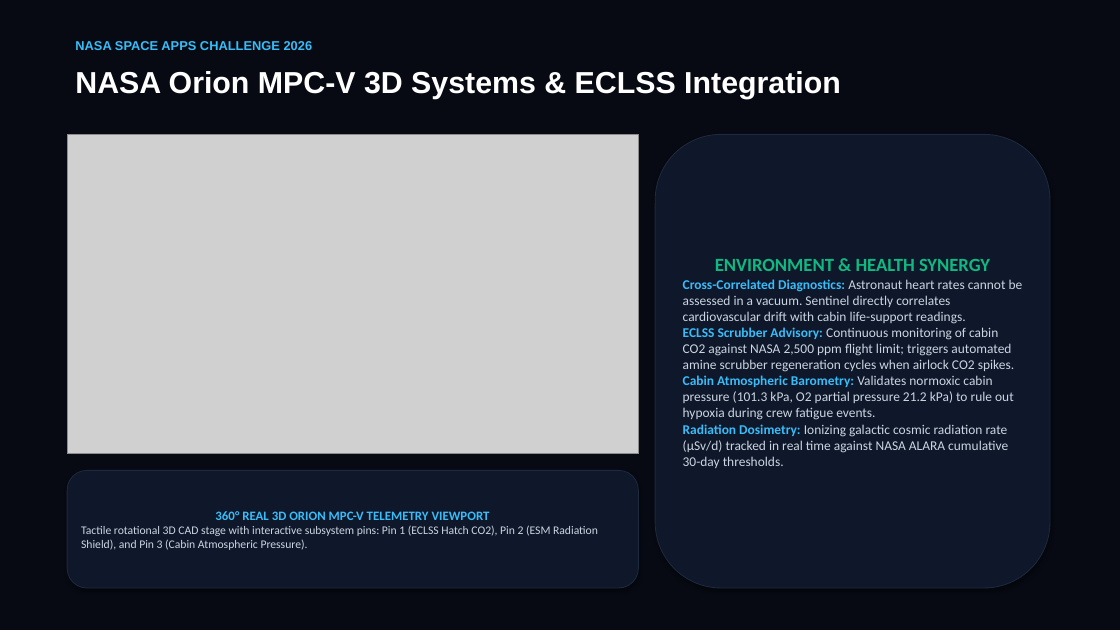
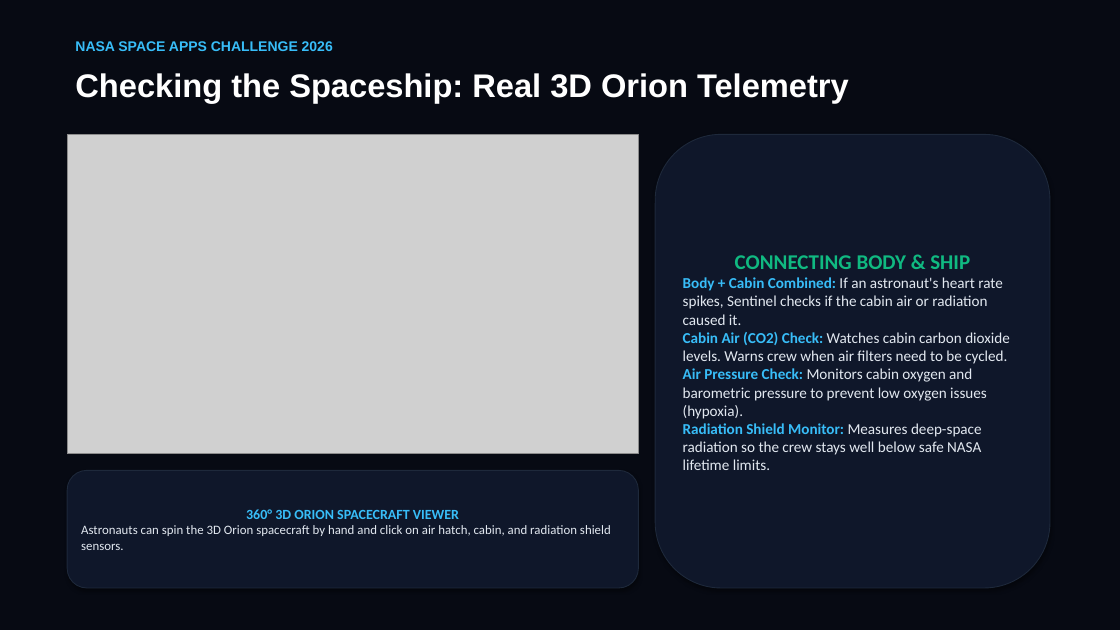
Before and after one commit to Muntazir-Haider/nase-space-app-hackaton, a slide deck: slide 4 of Mission_Sentinel_NASA_Pitch_Deck.pptx. Drawn at 1120x630 pixels with LibreOffice and Linux fonts; fonts in the diff are those of the drawing; grey boxes stand for pictures. Boxes give left, top, right and bottom in pixels: in the first picture for what was removed or moved away, otherwise in the second. Text is boxed around its words. In the diff, an @@ line names an element or a change of style, - is before the commit and + after.

Commit message:
refactor(presentation): simplify slide wording and enlarge fonts for rapid judging readability

```diff
--- a/Mission_Sentinel_NASA_Pitch_Deck.pptx
+++ b/Mission_Sentinel_NASA_Pitch_Deck.pptx
@@ text "NASA SPACE APPS CHALLENGE 2026" at (x1=75, y1=41, x2=333, y2=51): size 11 to 12 pt @@
@@ text at (x1=75, y1=73, x2=849, y2=103): text changed; size 26 to 28 pt @@
-NASA Orion MPC-V 3D Systems & ECLSS Integration
+Checking the Spaceship: Real 3D Orion Telemetry
@@ text in rounded rectangle at (x1=683, y1=255, x2=1010, y2=470): text changed; size 11.5 to 13 pt; text colour #CBD5E1 to #E2E8F0 @@
-ENVIRONMENT & HEALTH SYNERGY
-Cross-Correlated Diagnostics: Astronaut heart rates cannot be assessed in a vacuum. Sentinel directly correlates cardiovascular drift with cabin life-support readings.
-ECLSS Scrubber Advisory: Continuous monitoring of cabin CO2 against NASA 2,500 ppm flight limit; triggers automated amine scrubber regeneration cycles when airlock CO2 spikes.
-Cabin Atmospheric Barometry: Validates normoxic cabin pressure (101.3 kPa, O2 partial pressure 21.2 kPa) to rule out hypoxia during crew fatigue events.
-Radiation Dosimetry: Ionizing galactic cosmic radiation rate (μSv/d) tracked in real time against NASA ALARA cumulative 30-day thresholds.
+CONNECTING BODY & SHIP
+Body + Cabin Combined: If an astronaut's heart rate spikes, Sentinel checks if the cabin air or radiation caused it.
+Cabin Air (CO2) Check: Watches cabin carbon dioxide levels. Warns crew when air filters need to be cycled.
+Air Pressure Check: Monitors cabin oxygen and barometric pressure to prevent low oxygen issues (hypoxia).
+Radiation Shield Monitor: Measures deep-space radiation so the crew stays well below safe NASA lifetime limits.
@@ text in rounded rectangle at (x1=81, y1=509, x2=611, y2=550): text changed; size 10 to 11 pt; text colour #CBD5E1 to #E2E8F0 @@
-360° REAL 3D ORION MPC-V TELEMETRY VIEWPORT
-Tactile rotational 3D CAD stage with interactive subsystem pins: Pin 1 (ECLSS Hatch CO2), Pin 2 (ESM Radiation Shield), and Pin 3 (Cabin Atmospheric Pressure).
+360° 3D ORION SPACECRAFT VIEWER
+Astronauts can spin the 3D Orion spacecraft by hand and click on air hatch, cabin, and radiation shield sensors.
```
Also in this commit, not shown: 6 other slides changed, 1 other file.
